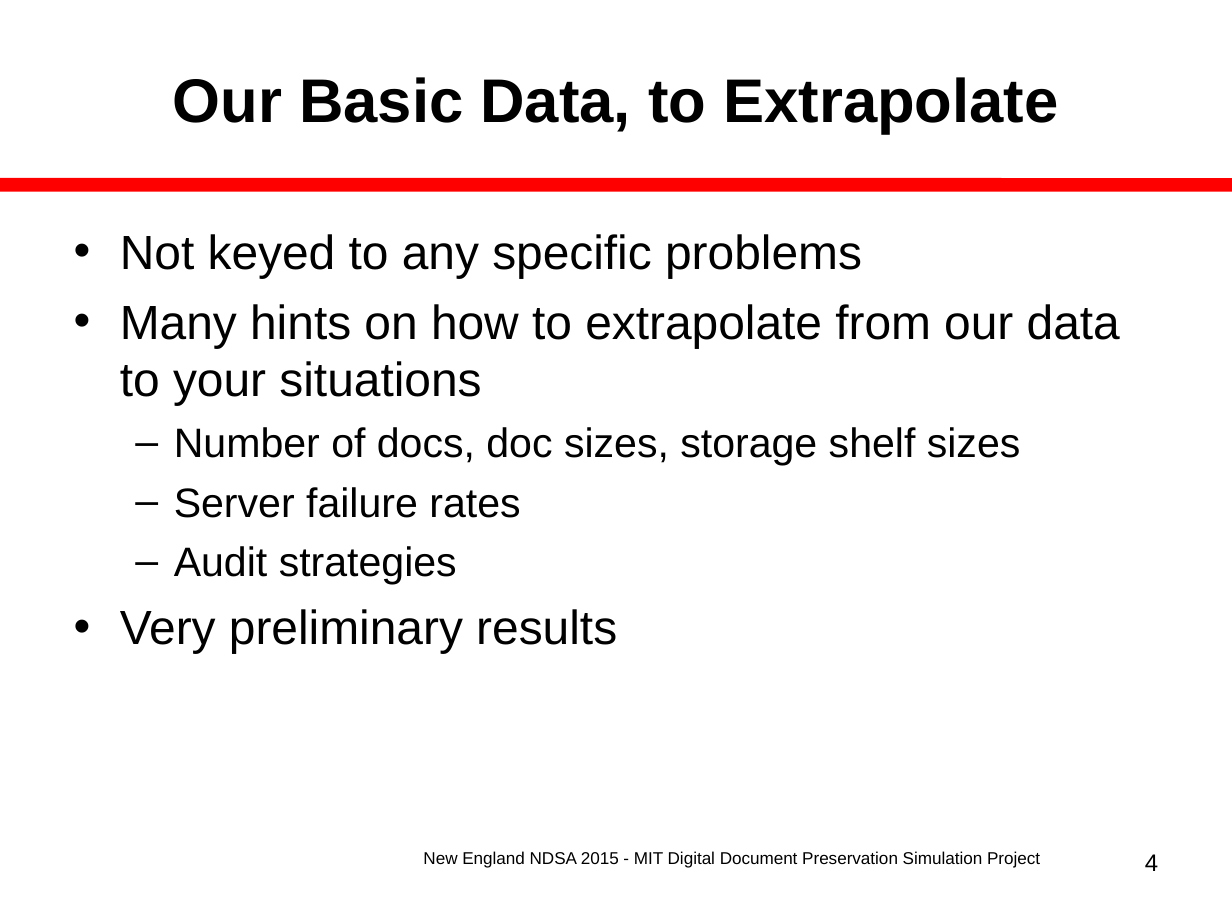
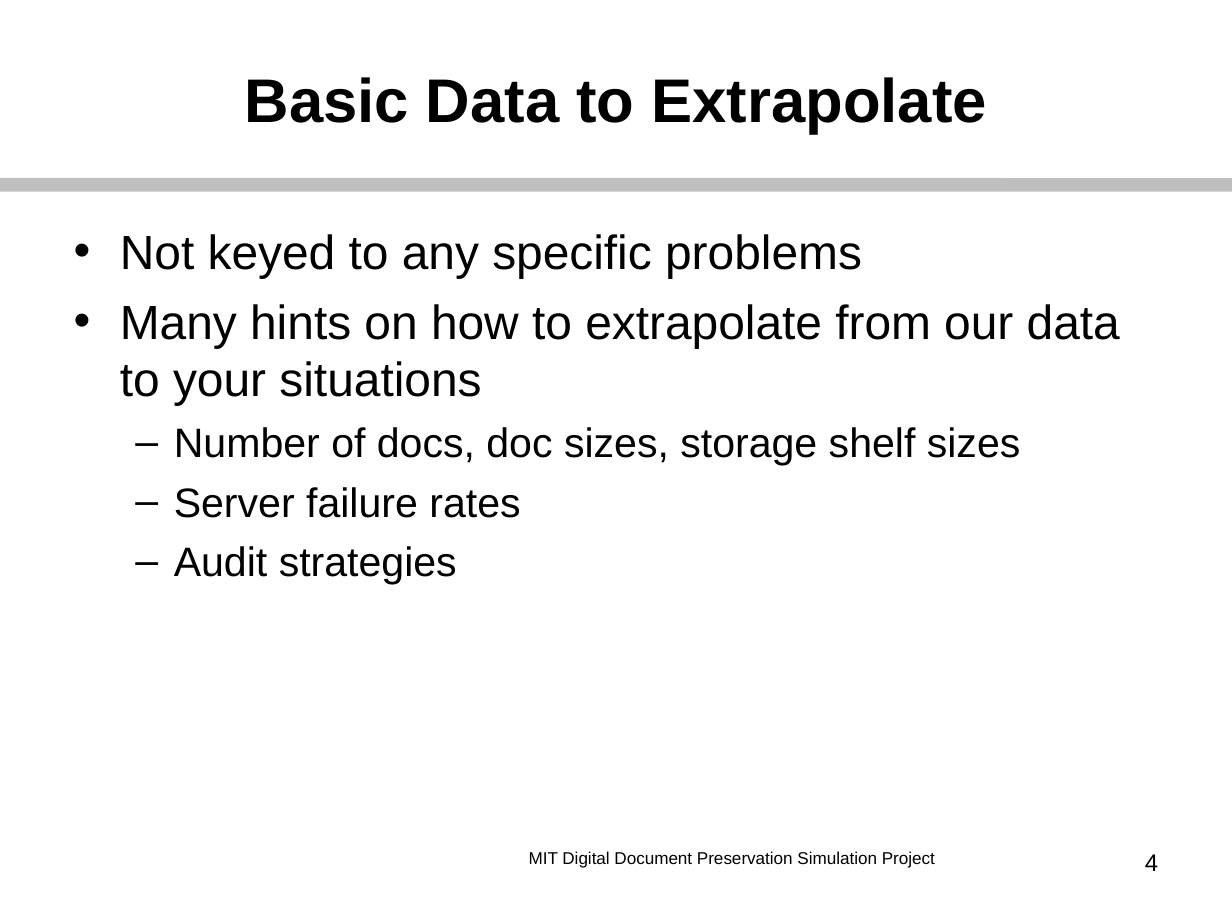
Before and after one commit to MIT-Informatics/PreservationSimulation, a slide deck: slide 4 of shelf/docs/Slides_NewEnglandNDSA.ppt. Drawn at 1232x924 pixels with LibreOffice and Linux fonts; fonts in the diff are those of the drawing. Boxes give left, top, right and bottom in pixels: in the first picture for what was removed or moved away, otherwise in the second. Text is boxed around its words. In the diff, an @@ line names an element or a change of style, - is before the commit and + after.

```diff
--- a/shelf/docs/Slides_NewEnglandNDSA.ppt
+++ b/shelf/docs/Slides_NewEnglandNDSA.ppt
@@ title at [245,77,987,133]: text changed @@
-Our Basic Data, to Extrapolate
+Basic Data to Extrapolate
@@ line (0, 185) - (1232, 185): stroke #FF0000 7.99 pt to #BFBFBF 7.99 pt @@
@@ text at [120,609,617,653]: paragraph removed @@
-• Very preliminary results
@@ text at [529,851,935,868]: text changed @@
-New England NDSA 2015 - MIT Digital Document Preservation Simulation Project
+MIT Digital Document Preservation Simulation Project
```
Also in this commit, not shown: 10 other slides changed, 1 slide added, 6 slides removed, 2 other files.
